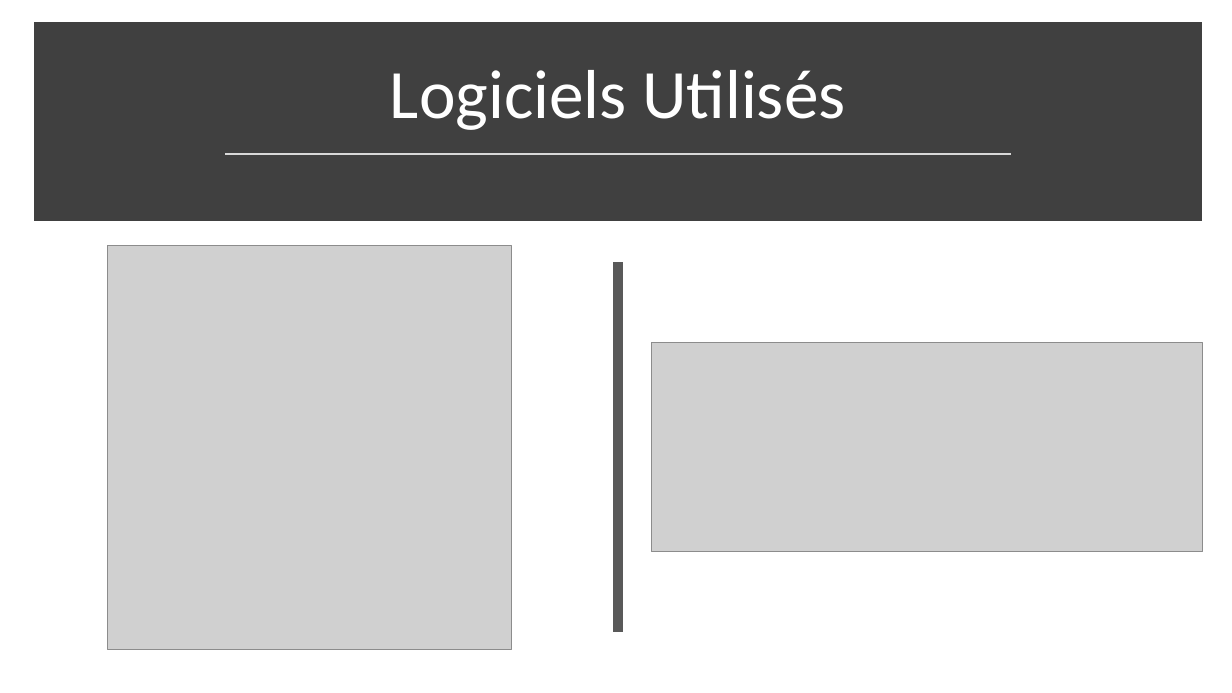
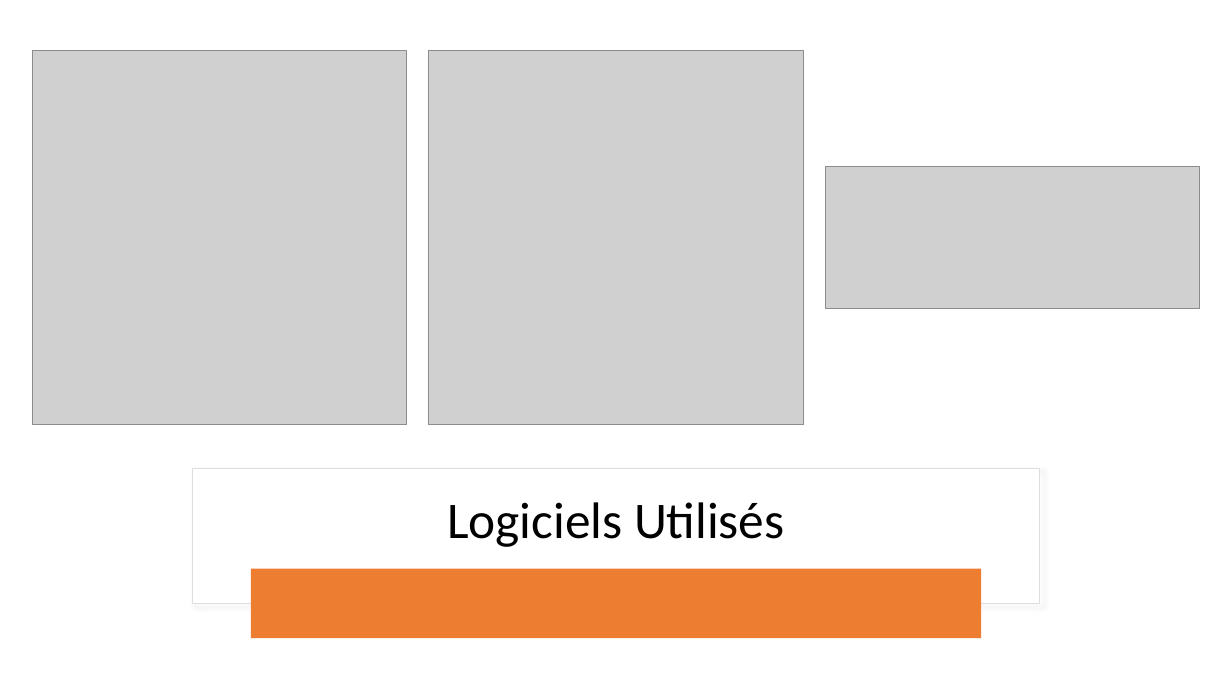
Before and after one commit to FlowNight/BRICK_SHOOTER, a slide deck: slide 6 of Support B.S.pptx. Drawn at 1232x693 pixels with LibreOffice and Linux fonts; fonts in the diff are those of the drawing; grey boxes stand for pictures. Boxes give left, top, right and bottom in pixels: in the first picture for what was removed or moved away, otherwise in the second. Text is boxed around its words. In the diff, an @@ line names an element or a change of style, - is before the commit and + after.

```diff
--- a/Support B.S.pptx
+++ b/Support B.S.pptx
@@ rectangle removed at [40, 29, 1196, 215] @@
@@ picture: place and size @@
-picture at [107, 245, 511, 649]
+picture at [32, 50, 407, 424]
@@ picture added at [429, 50, 803, 424] @@
@@ line removed from (226, 153) to (1011, 153) @@
@@ picture: place and size @@
-picture at [652, 343, 1203, 553]
+picture at [825, 166, 1200, 309]
@@ line removed from (618, 262) to (618, 632) @@
@@ rectangle added at [192, 469, 1040, 604], fill #FFFFFF, outline #DEDEDE 1 pt @@
@@ title "Logiciels Utilisés": place and size @@
-title "Logiciels Utilisés" at [390, 70, 845, 130]
+title "Logiciels Utilisés" at [447, 502, 785, 547]
@@ title "Logiciels Utilisés" at [447, 502, 785, 547]: size 54 to 40 pt, text colour #FFFFFF to #000000; vertical alignment bottom to middle @@
@@ rounded rectangle added at [251, 569, 982, 639], fill #ED7D31 @@
```
Also in this commit, not shown: 2 other slides changed, 5 slides added, 1 slide removed, 1 other file.
